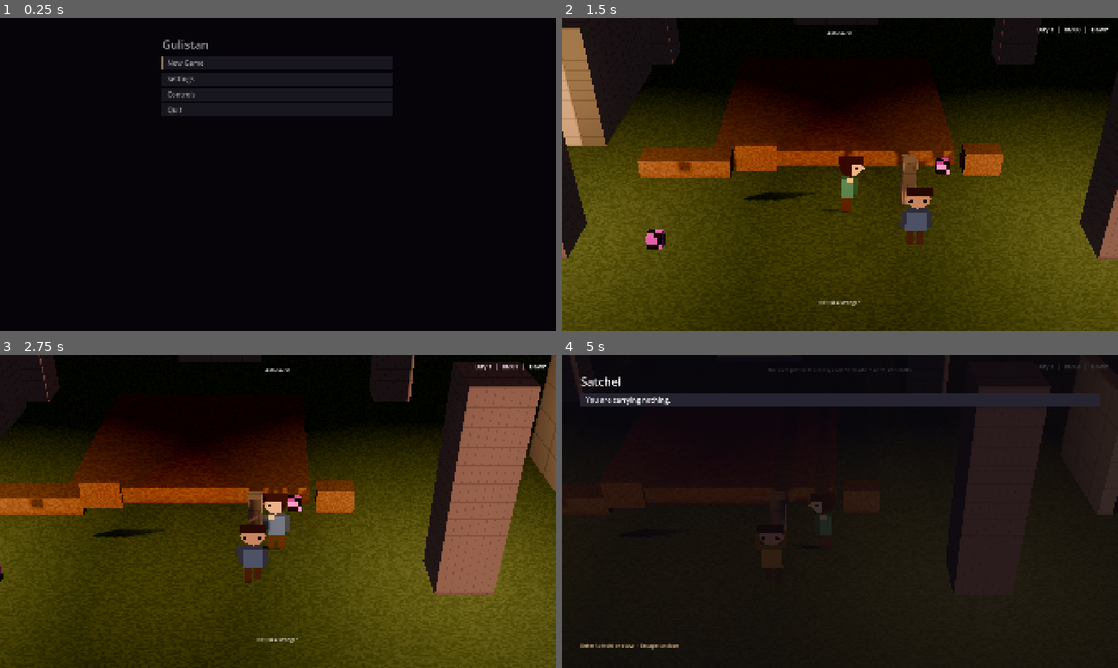
Above: before the commit, frames 1-4 (two rows, left to right).
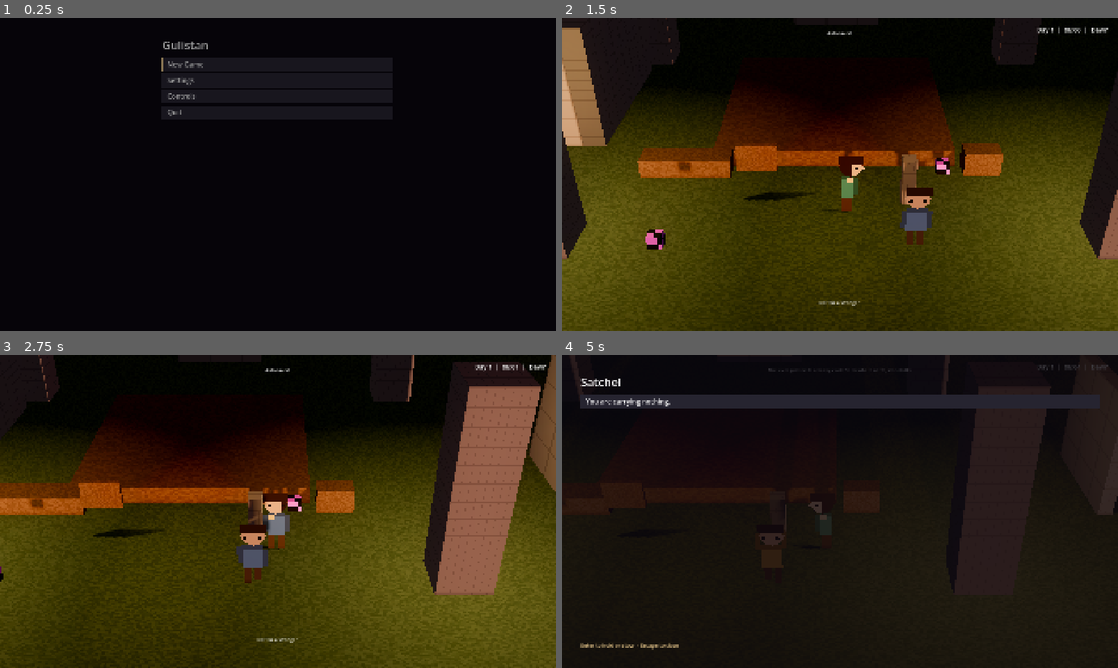
Above: after the commit, the same moments.

Repository: Raiyan-Bashar-29/HD-2D-game-base-non-combat-
Game: Godot game, scene res://scenes/boot/game_root.tscn
The game is run twice, just before and just after one commit, with the same random seed, the same clock (stepped at 60 frames per second) and the same inputs.
Inputs (mouse positions are in pixels of both pictures, inside the frame that each line leads up to):
- Up to frame 1 (0.25 s): no input
- Up to frame 2 (1.5 s): click "New Game" at 0.5 s; tap Enter (ui_accept) at 1.25 s; move the mouse to (962, 158) at 1.27 s; hold D (move_right) from 1.28 s (still down); tap Shift (run) at 1.35 s; click (962, 158) at 1.42 s
- Up to frame 3 (2.75 s): tap Enter (ui_accept) at 1.52 s; release D (move_right) at 2 s; drag from (166, 527) to (250, 574) at 2.02 s
- Up to frame 4 (5 s): move the mouse to (895, 442) at 2.77 s; hold D (move_right) 2.78-3.5 s; tap Mouse wheel down (cam_zoom_out) at 2.85 s; tap Shift (run) at 3.05, 4.55 s; drag from (812, 574) to (673, 464) at 3.52 s; move the mouse to (1006, 558) at 4.27 s; hold A (move_left) from 4.28 s (still down); tap Tab (interact_cycle) at 4.35 s; tap Enter (ui_accept) at 4.52 s; tap I (inventory) at 4.9 s

The runs differ from the first frame. In frame 1, 0.3% of the frame differs, in the area x 29-38%, y 6-32%; in frame 2, 0.1%; in frame 3, 0.1%; in frame 4, 1.2%, in the area x 3-97%, y 6-94%.

Commit message:
T6.6: text in any script renders, not as tofu
Bengali and CJK now render from fonts the game ships. Before, they rendered only if the
player's OS had a font for them. On Windows, system fallback (Nirmala UI, YaHei) hid the
tofu. With allow_system_fallback off, every glyph was a box.

- assets/fonts/font_chain.tres: a FontVariation with no base font, so the engine's
  Latin is unchanged. It falls back to Noto Sans Bengali (weight 600), then a Noto Sans
  SC subset (8,392 code points, weight 600, 2.8 MB). Each font has its OFL beside it.
- The theme names no font. It loads before the first import, so on a tree with no
  .godot/ a font named there printed Parse Error on rung 2's --import. UiRoot now
  installs the chain at boot and leaves a game's own default_font alone. Gotcha 81.
- tests/unit/font_chain_test.gd, 25 assertions: the order, coverage, headless shaping
  (the Bengali conjunct is one glyph from the Bengali font), the theme holding no font,
  the install rule and the licences.
- The tr_n check found RestPoint's {hours} ("1 hours"). It is recorded as T6.10, not
  built here.

5.11.0, a MINOR. Suite 2,504 -> 2,533.

Co-Authored-By: Claude Opus 5.5 <noreply@anthropic.com>

Diff:
--- /dev/null
+++ b/assets/fonts/font_chain.tres
@@ -0,0 +1,39 @@
+[gd_resource type="FontVariation" load_steps=4 format=3]
+
+; THE FONT FALLBACK CHAIN (T6.6). A FontVariation with NO base font, so Latin is still drawn by
+; the engine's own default font exactly as before, and a glyph that font lacks is looked up in
+; `fallbacks` IN ORDER: Bengali first, then the CJK subset. Before this chain the only thing
+; standing between a Bengali or Chinese string and a row of boxes was whatever fonts the PLAYER'S
+; OS happened to carry: a Windows machine has Nirmala UI and YaHei and hides the tofu, and a
+; machine without them shows it. The look now travels with the game.
+;
+; WHY THIS IS ITS OWN FILE AND NOT A LINE IN ui_theme.tres, MEASURED RATHER THAN PREFERRED. The
+; project theme is loaded at engine start, BEFORE the first filesystem scan imports anything. On a
+; fresh clone the fonts are not imported yet, so a theme naming them prints `Parse Error:
+; [ext_resource] referenced non-existent resource` — which CI's rung 2 greps for, and which every
+; consumer would meet on their first open. So the theme names no font, and UiRoot installs this
+; chain into the project theme at boot (`UiRoot.install_font_chain`), by which time it is imported.
+;
+; A GAME THAT ADDS A SCRIPT appends its font to `fallbacks`. Order matters where two fonts share a
+; code point, and tests/unit/font_chain_test.gd asserts it. Sources, licences and the recipe that
+; cut the CJK subset: docs/ART_CONTRACT.md § Fonts.
+;
+; OWNS: which bundled fonts back the UI font, and in what order.
+; MUST NOT: carry a size or a colour (those are ui_theme.tres), or a base font (that would replace
+; the engine's Latin rather than extend it).
+
+[ext_resource type="FontFile" path="res://assets/fonts/NotoSansBengali-Variable.ttf" id="1_bengali"]
+[ext_resource type="FontFile" path="res://assets/fonts/NotoSansSC-SemiBold-subset.ttf" id="2_cjk"]
+
+; SEMIBOLD, TO MATCH. The engine's default Latin is Open Sans SemiBold, so a Regular fallback drew
+; every Bengali line visibly lighter than the Latin beside it in the first capture. The Bengali
+; font is variable and is asked for weight 600 here (`wght`, 2003265652 as a tag); the CJK subset
+; has no axis left, so it was cut at 600.
+[sub_resource type="FontVariation" id="FontVariation_bengali"]
+base_font = ExtResource("1_bengali")
+variation_opentype = {
+2003265652: 600.0
+}
+
+[resource]
+fallbacks = Array[Font]([SubResource("FontVariation_bengali"), ExtResource("2_cjk")])
--- a/project.godot
+++ b/project.godot
@@ -67,7 +67,7 @@
 ; when the base gains something a game may ignore, the patch when nothing a game wrote is
 ; affected. That promise is stated in full in docs/UPGRADING.md and encoded in
 ; src/core/util/template_version.gd, which reads this setting and is what the boot banner prints.
-base/version="5.10.0"
+base/version="5.11.0"
 
 [debug]
 
--- a/src/ui/root/ui_root.gd
+++ b/src/ui/root/ui_root.gd
@@ -32,13 +32,22 @@
 ## what it MEANS - drop a toggled run, open the pause menu - belongs to each owner, so this only
 ## emits `Events.focus_lost`. `ScreenKeys` does the pausing, being where requests become screens.
 ##
-## OWNS: the stack, the tree's paused state, and the UiMode and focus-lost announcements.
+## THE FONT CHAIN IS INSTALLED HERE, AND ONLY BECAUSE NOTHING EARLIER CAN (T6.6). The project
+## theme loads at engine start, before a fresh clone's first scan has imported a font, so a theme
+## naming a font prints `Parse Error` on every first open. The chain is its own resource and this
+## node, the first UI there is, puts it into the project theme once it is imported. A Label
+## already drawn picks it up: the theme's `changed` reaches it, which a windowed capture showed.
+##
+## OWNS: the stack, the tree's paused state, the UiMode and focus-lost announcements, and
+## installing the font chain.
 ## MUST NOT: know what any screen contains, know the player exists, or read gameplay input.
 ## It announces the mode; the player's own components take their own lock on hearing it.
 
 ## Anything may find the stack with UiRoot.find(node) rather than a hard-coded scene path,
 ## which would break the first time the UI tree is rearranged.
 const GROUP: StringName = &"ui_root"
+## The template's fallback chain. Its header says why it is not a line in the theme.
+const FONT_CHAIN_PATH: String = "res://assets/fonts/font_chain.tres"
 
 var _stack: Array[UiScreen] = []
 var _mode: GameEnums.UiMode = GameEnums.UiMode.GAMEPLAY
@@ -51,6 +60,7 @@
 	# MOUSE_FILTER_STOP on itself, so only an actually-open screen blocks the pointer.
 	mouse_filter = Control.MOUSE_FILTER_IGNORE
 	add_to_group(GROUP)
+	install_font_chain(ThemeDB.get_project_theme(), FONT_CHAIN_PATH)
 	# NOTE: this node does NOT listen for an area change. WP-06 and WP-12 independently solved
 	# the same problem — a conversation opened during a fade-out kept running over the newly
 	# loaded area — and only one solution may survive. `ScreenKeys` owns it, because it fires on
@@ -78,6 +88,21 @@
 func _notification(what: int) -> void:
 	if is_focus_loss(what):
 		announce_focus_lost.call_deferred()
+
+
+## Give `theme` the chain at `chain_path` as its default font. Returns whether it did. A theme
+## that already has a default font is left alone, because a game that set real type set it on
+## purpose, and it gives that font its own fallbacks (docs/ART_CONTRACT.md § Fonts). No theme, or
+## no chain because a game deleted the fonts, is not an error either: it draws as it did before.
+static func install_font_chain(theme: Theme, chain_path: String) -> bool:
+	if theme == null or theme.default_font != null or not ResourceLoader.exists(chain_path):
+		return false
+	var chain: Font = load(chain_path) as Font
+	if chain == null:
+		return false
+	theme.default_font = chain
+	Log.info("ui", "Font chain installed: %d fallback(s)" % chain.fallbacks.size())
+	return true
 
 
 ## Which notification counts. Static and public so the rule is asserted without a window.
--- a/tests/test_runner.gd
+++ b/tests/test_runner.gd
@@ -89,6 +89,7 @@
 	"res://tests/unit/confirm_test.gd",
 	"res://tests/unit/slot_header_test.gd",
 	"res://tests/unit/focus_loss_test.gd",
+	"res://tests/unit/font_chain_test.gd",
 ]
 
 var _passed: int = 0
--- /dev/null
+++ b/tests/unit/font_chain_test.gd
@@ -0,0 +1,153 @@
+extends TestCase
+## The font fallback chain (T6.6): Bengali and CJK text is drawn by fonts the game ships, not by
+## whatever fonts the player's OS happens to have.
+##
+## WHAT THIS CASE CANNOT DO, SAID FIRST. It cannot say the text LOOKS right: `--headless` shades
+## nothing. The look was proved by a windowed capture with system fallback switched OFF on every
+## font, before and after, and the DEVLOG entry has the command. The capture was needed because a
+## Windows machine carries Nirmala UI and YaHei, so with system fallback on the "before" showed no
+## tofu at all. That is the defect: a game that renders on the developer's machine and boxes on a
+## player's.
+##
+## WHAT IT CAN DO IS MORE THAN AN ORDER CHECK. Shaping runs headless (HarfBuzz is not the
+## rasteriser), so the case shapes real strings through the chain and asks WHICH FONT each glyph
+## came from. And a conjunct is the proof that shaping happened, not merely lookup: ক্ষ is three
+## code points and one glyph. Characters are written as code points so this file holds no
+## player-facing literal.
+##
+## OWNS: the chain's order, what each link covers, the install rule, and that the theme names no
+## font (the fresh-clone `Parse Error` this row found).
+## MUST NOT: assert what text looks like, or name demo content.
+
+const CHAIN_PATH: String = UiRoot.FONT_CHAIN_PATH
+const THEME_PATH: String = "res://assets/theme/ui_theme.tres"
+const BENGALI_PATH: String = "res://assets/fonts/NotoSansBengali-Variable.ttf"
+const CJK_PATH: String = "res://assets/fonts/NotoSansSC-SemiBold-subset.ttf"
+const LICENCES: Array[String] = [
+	"res://assets/fonts/NotoSansBengali-OFL.txt",
+	"res://assets/fonts/NotoSansSC-OFL.txt",
+]
+const SIZE: int = 32
+
+## BENGALI KA, VIRAMA, SSA: the conjunct ক্ষ, one glyph when shaped.
+const KSSA: Array[int] = [0x0995, 0x09CD, 0x09B7]
+## Two hanzi, then two katakana: the subset carries both, because "CJK" is not only Chinese.
+const HANZI: Array[int] = [0x73AB, 0x7470]
+const KANA: Array[int] = [0x30D0, 0x30E9]
+const LATIN: Array[int] = [0x61, 0x62, 0x63]
+
+var _chain: FontVariation = null
+
+
+func run() -> void:
+	plan(25)
+	_the_chain_names_bengali_then_cjk()
+	_each_link_covers_its_script_and_the_engine_font_does_not()
+	_shaping_takes_each_glyph_from_the_right_font()
+	_the_theme_names_no_font()
+	_the_install_rule()
+	_each_font_has_its_licence_beside_it()
+
+
+func _the_chain_names_bengali_then_cjk() -> void:
+	_chain = load(CHAIN_PATH) as FontVariation
+	equal("the chain is a FontVariation", _chain != null, true)
+	if _chain == null:
+		return
+	# No base font: the engine's own Latin draws first, exactly as before the chain existed.
+	equal("the chain has no base font, so Latin is unchanged", _chain.base_font == null, true)
+	equal("the chain has two fallbacks", _chain.fallbacks.size(), 2)
+	equal("fallback 0 is the Bengali font", _path_of(_chain.fallbacks[0]), BENGALI_PATH)
+	equal("fallback 1 is the CJK subset", _path_of(_chain.fallbacks[1]), CJK_PATH)
+
+
+func _each_link_covers_its_script_and_the_engine_font_does_not() -> void:
+	if _chain == null or _chain.fallbacks.size() < 2:
+		return
+	var engine: Font = ThemeDB.fallback_font
+	# The "before", as an assertion: without the chain, nothing bundled has these.
+	equal("the engine font has no Bengali", engine.has_char(KSSA[0]), false)
+	equal("the engine font has no hanzi", engine.has_char(HANZI[0]), false)
+	equal("the Bengali link has Bengali", _chain.fallbacks[0].has_char(KSSA[0]), true)
+	equal("the CJK link has hanzi", _chain.fallbacks[1].has_char(HANZI[0]), true)
+	equal("the CJK link has kana", _chain.fallbacks[1].has_char(KANA[0]), true)
+
+
+func _shaping_takes_each_glyph_from_the_right_font() -> void:
+	if _chain == null or _chain.fallbacks.size() < 2:
+		return
+	var bengali: Array[RID] = _chain.fallbacks[0].get_rids()
+	var cjk: Array[RID] = _chain.fallbacks[1].get_rids()
+	var engine: Array[RID] = ThemeDB.fallback_font.get_rids()
+	var kssa: Array[Dictionary] = _shape(KSSA)
+	equal("the conjunct shapes to ONE glyph from three code points", kssa.size(), 1)
+	equal("the conjunct comes from the Bengali font", _all_from(kssa, bengali), true)
+	var hanzi: Array[Dictionary] = _shape(HANZI)
+	equal("each hanzi is one glyph", hanzi.size(), HANZI.size())
+	equal("the hanzi come from the CJK subset", _all_from(hanzi, cjk), true)
+	equal("the kana come from the CJK subset", _all_from(_shape(KANA), cjk), true)
+	# Order matters where fonts overlap: the Bengali font carries Latin too, and must not win it.
+	equal("Latin still comes from the engine font", _all_from(_shape(LATIN), engine), true)
+
+
+## The theme loads at engine start, before a fresh clone's first scan imports a font. A font
+## named here printed `Parse Error: [ext_resource] referenced non-existent resource` on the first
+## `--import`, which is CI's rung 2. Read from DISK, since UiRoot has installed the chain into the
+## copy in memory.
+func _the_theme_names_no_font() -> void:
+	var text: String = FileAccess.get_file_as_string(THEME_PATH)
+	equal("the theme file was read", text.is_empty(), false)
+	equal("the theme names no font file", text.contains("FontFile"), false)
+	equal("the theme sets no default font", text.contains("default_font ="), false)
+
+
+func _the_install_rule() -> void:
+	var fresh: Theme = Theme.new()
+	equal("a theme without a font gets the chain", UiRoot.install_font_chain(fresh, CHAIN_PATH), true)
+	equal("  and its default font is the chain", _path_of(fresh.default_font), CHAIN_PATH)
+	# A game that set real type did it on purpose; the chain must not overwrite it.
+	var own: Theme = Theme.new()
+	var mine: FontVariation = FontVariation.new()
+	own.default_font = mine
+	UiRoot.install_font_chain(own, CHAIN_PATH)
+	equal("a theme with its own font keeps it", own.default_font == mine, true)
+	equal("no theme is not an error", UiRoot.install_font_chain(null, CHAIN_PATH), false)
+	# A game that deleted the fonts draws as it did before the chain, and does not crash.
+	var bare: Theme = Theme.new()
+	UiRoot.install_font_chain(bare, "res://assets/fonts/absent.tres")
+	equal("a missing chain leaves the theme without a font", bare.default_font == null, true)
+
+
+func _each_font_has_its_licence_beside_it() -> void:
+	var found: int = 0
+	for path: String in LICENCES:
+		if FileAccess.get_file_as_string(path).contains("SIL Open Font License"):
+			found += 1
+	equal("both fonts have their OFL beside them", found, LICENCES.size())
+
+
+func _shape(code_points: Array[int]) -> Array[Dictionary]:
+	var text: String = ""
+	for code_point: int in code_points:
+		text += String.chr(code_point)
+	var line: TextLine = TextLine.new()
+	line.add_string(text, _chain, SIZE)
+	return TextServerManager.get_primary_interface().shaped_text_get_glyphs(line.get_rid())
+
+
+func _all_from(glyphs: Array[Dictionary], rids: Array[RID]) -> bool:
+	if glyphs.is_empty():
+		return false
+	for glyph: Dictionary in glyphs:
+		var rid: Variant = glyph.get("font_rid")
+		if not rid is RID or not rids.has(rid):
+			return false
+	return true
+
+
+## A fallback may be a FontVariation over the file (the Bengali one is, to ask for weight 600),
+## so the path is looked for through `base_font`.
+func _path_of(font: Font) -> String:
+	if font is FontVariation and (font as FontVariation).base_font != null:
+		return _path_of((font as FontVariation).base_font)
+	return font.resource_path if font != null else ""
Not shown, added: assets/fonts/NotoSansBengali-OFL.txt
Binary file added: assets/fonts/NotoSansBengali-Variable.ttf
Not shown, added: assets/fonts/NotoSansBengali-Variable.ttf.import
Not shown, added: assets/fonts/NotoSansSC-OFL.txt
Binary file added: assets/fonts/NotoSansSC-SemiBold-subset.ttf
Not shown, added: assets/fonts/NotoSansSC-SemiBold-subset.ttf.import
Not shown, added: tests/unit/font_chain_test.gd.uid
Not shown, changed: CLAUDE.md
Not shown, changed: docs/ARCHITECTURE.md
Not shown, changed: docs/ART_CONTRACT.md
Not shown, changed: docs/CHANGELOG.md
Not shown, changed: docs/CONTEXT.md
(and 6 more such lines)
